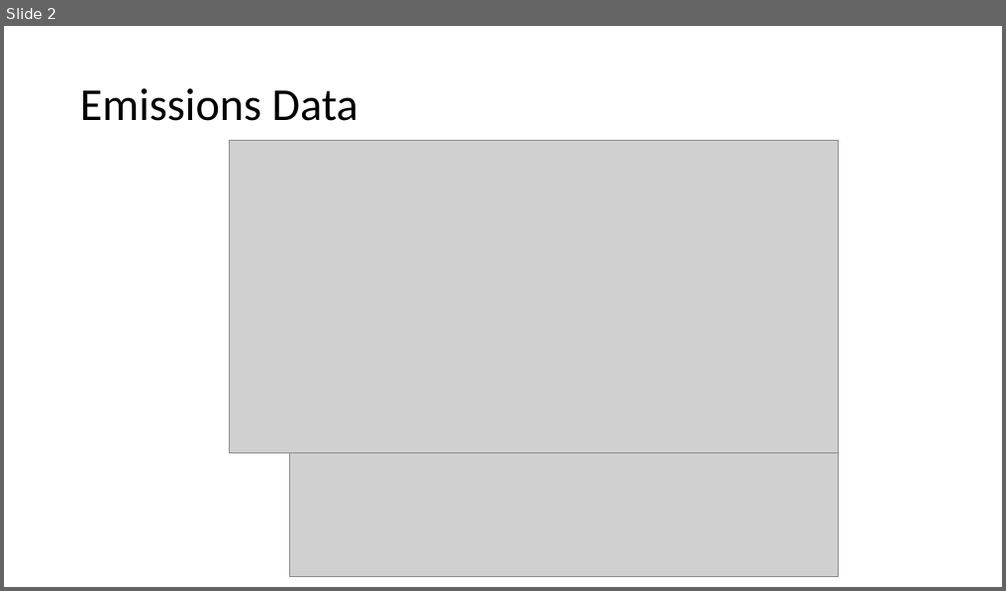
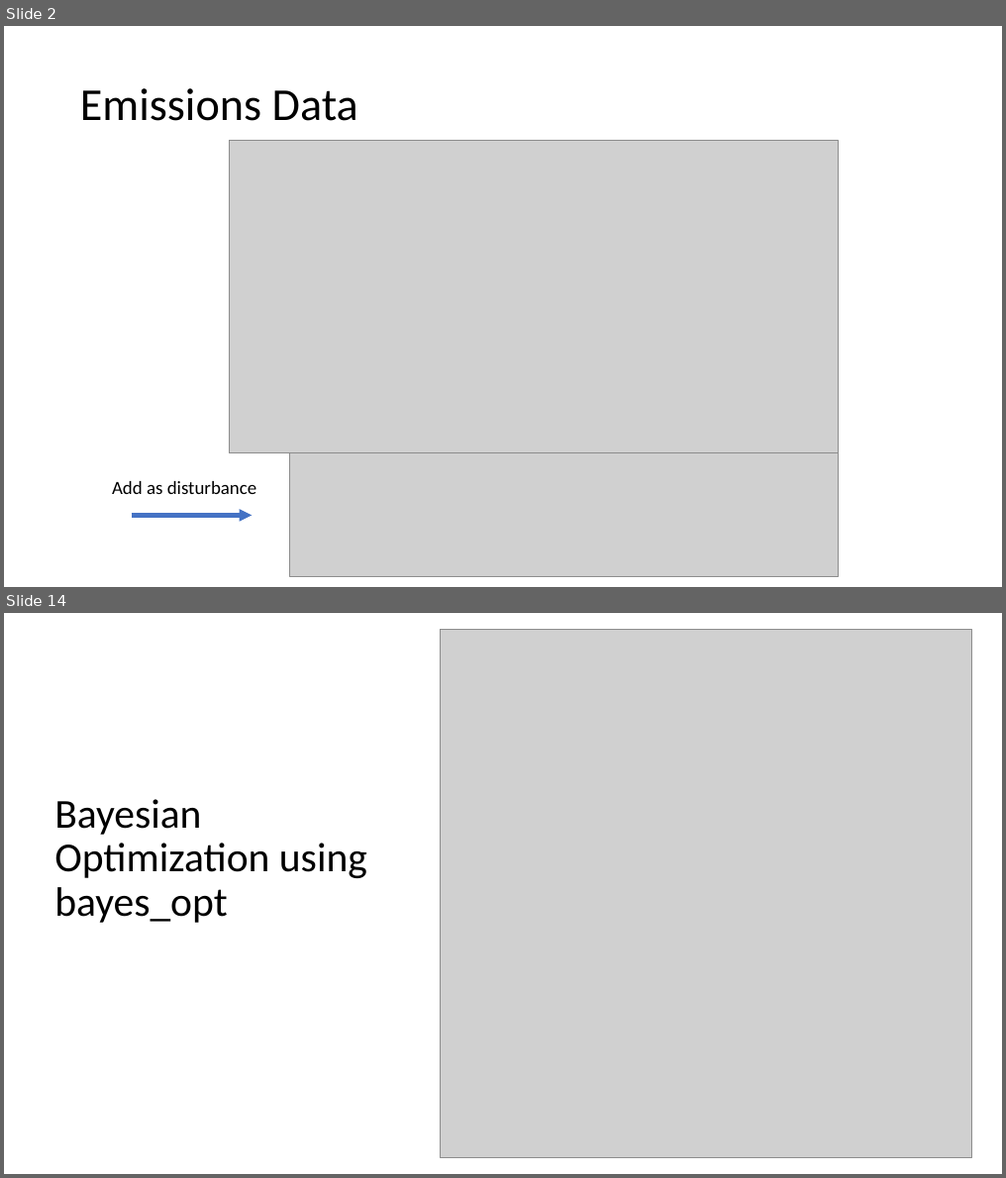
Before and after one commit to vijay092/lcdmpc, a slide deck: emissions.pptx. Shown one above the other, each under a label of ours: slide 2 before the commit, slides 2 and 14 after it; the slides between them are not shown. The pictures are 1006x591 and 1006x1178 pixels, drawn with LibreOffice and Linux fonts; fonts in the diff are those of the drawing; grey boxes stand for pictures. Boxes give left, top, right and bottom in pixels: in the first picture for what was removed or moved away, otherwise in the second. Text is boxed around its words. In the diff, an @@ line names an element or a change of style, - is before the commit and + after.

Commit message:
Add bayesian opt code

```diff
--- a/emissions.pptx
+++ b/emissions.pptx
@@ slide 14 added at (4, 613, 1002, 1174), background #FFFFFF @@
@@ picture added at (440, 630, 972, 1158) @@
@@ title added at (54, 799, 367, 923), 39.6 pt, text #000000 @@
+Bayesian Optimization using bayes_opt
@@ slide 2 changed as well @@
@@ text added at (112, 481, 256, 494), 18 pt, text #000000 @@
+Add as disturbance
@@ arrow added from (132, 516) to (252, 516), #4472C4 4 pt @@
```
Also in this commit, not shown: 13 other slides added, 2 slides removed, 6 other files.
